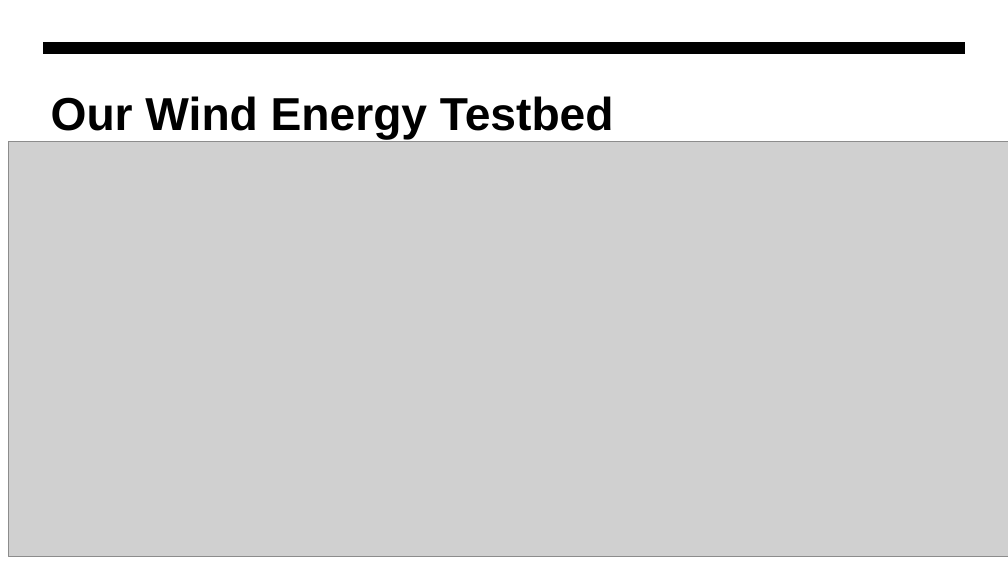
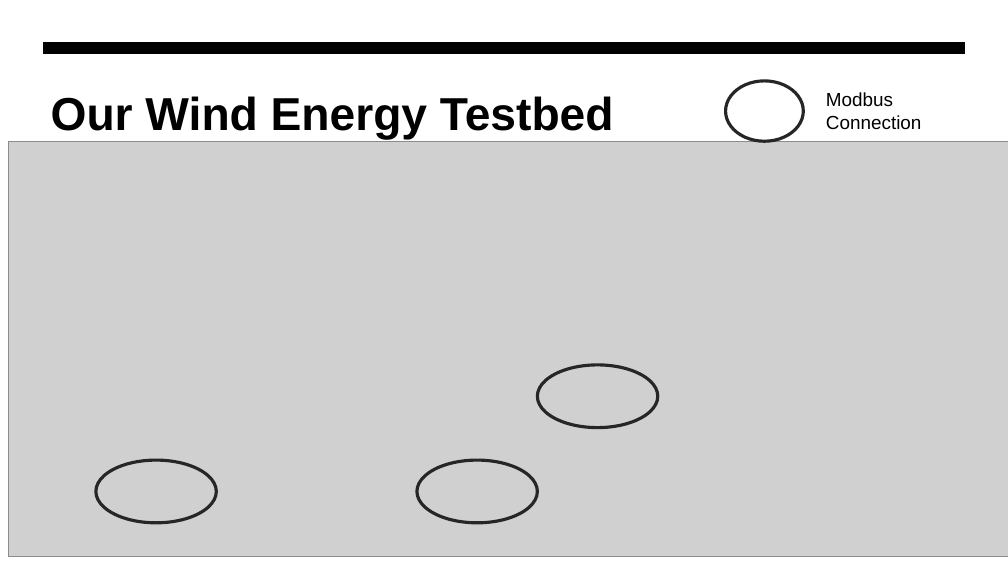
Before and after one commit to rossgore/weird_machine_gadgets, a slide deck: slide 10 of blog/WeirdMachinePresentation-ODU.pptx. Drawn at 1008x567 pixels with LibreOffice and Linux fonts; fonts in the diff are those of the drawing; grey boxes stand for pictures. Boxes give left, top, right and bottom in pixels: in the first picture for what was removed or moved away, otherwise in the second. Text is boxed around its words. In the diff, an @@ line names an element or a change of style, - is before the commit and + after.

```diff
--- a/blog/WeirdMachinePresentation-ODU.pptx
+++ b/blog/WeirdMachinePresentation-ODU.pptx
@@ ellipse added at [726, 81, 804, 141], outline #262626 3 pt @@
@@ text added at [826, 92, 922, 130], 18 pt, text #000000 @@
+Modbus Connection
@@ ellipse added at [538, 365, 658, 428], outline #262626 3 pt @@
@@ ellipse added at [96, 461, 216, 523], outline #262626 3 pt @@
@@ ellipse added at [417, 461, 538, 523], outline #262626 3 pt @@
```
Also in this commit, not shown: 5 other slides changed, 2 slides added, 1 other file.
